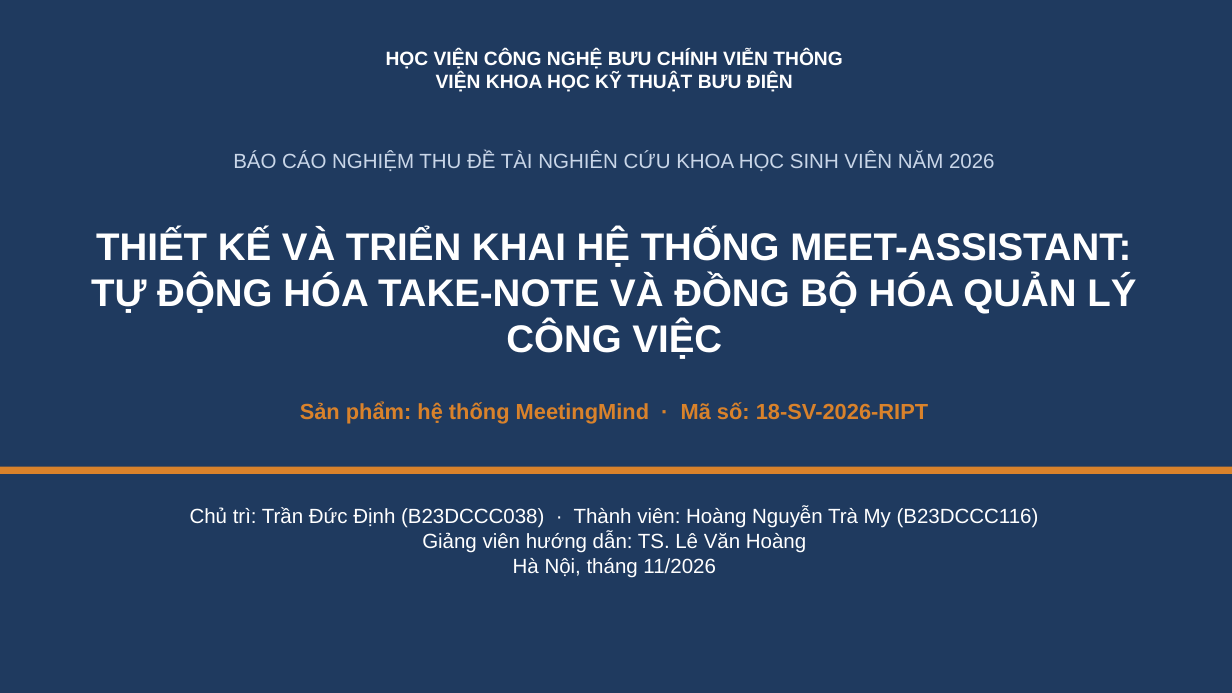
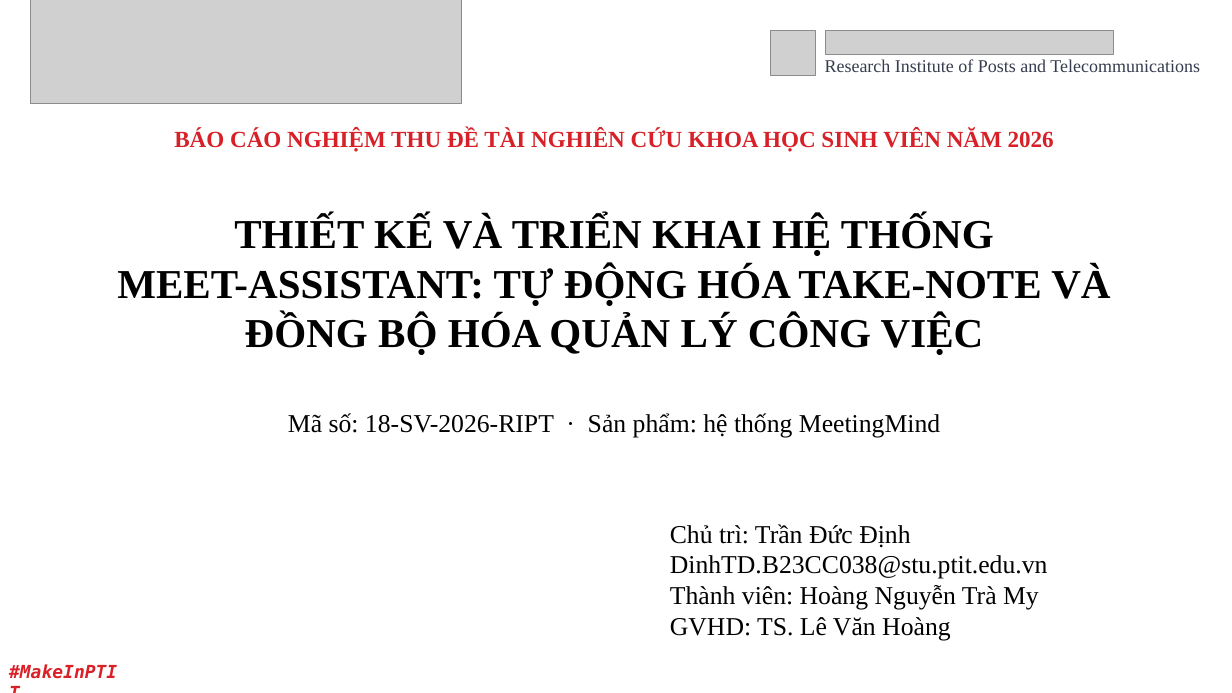
Before and after one commit to Dinhh-Chan/meetingmind, a slide deck: slide 1 of nghiem-thu/SlideNghiemThu_18-SV-2026-RIPT.pptx. Drawn at 1232x693 pixels with LibreOffice and Linux fonts; fonts in the diff are those of the drawing; grey boxes stand for pictures; background and template pictures are left out. Boxes give left, top, right and bottom in pixels: in the first picture for what was removed or moved away, otherwise in the second. Text is boxed around its words. In the diff, an @@ line names an element or a change of style, - is before the commit and + after.

```diff
--- a/nghiem-thu/SlideNghiemThu_18-SV-2026-RIPT.pptx
+++ b/nghiem-thu/SlideNghiemThu_18-SV-2026-RIPT.pptx
@@ rectangle removed at bbox=[0, 0, 1232, 693] @@
@@ picture added at bbox=[30, 0, 461, 104] @@
@@ text removed at bbox=[386, 50, 842, 92] @@
-HỌC VIỆN CÔNG NGHỆ BƯU CHÍNH VIỄN THÔNG
-VIỆN KHOA HỌC KỸ THUẬT BƯU ĐIỆN
@@ picture added at bbox=[771, 30, 816, 75] @@
@@ picture added at bbox=[825, 30, 1114, 55] @@
@@ text added at bbox=[825, 59, 1200, 72], 14 pt, text #373D4E @@
+Research Institute of Posts and Telecommunications
@@ text "BÁO CÁO NGHIỆM THU ĐỀ ...": place and size @@
-text "BÁO CÁO NGHIỆM THU ĐỀ ..." at bbox=[233, 152, 995, 171]
+text "BÁO CÁO NGHIỆM THU ĐỀ ..." at bbox=[174, 129, 1054, 152]
@@ text "BÁO CÁO NGHIỆM THU ĐỀ ..." at bbox=[174, 129, 1054, 152]: size 16 to 18 pt, font Arial to Times New Roman, text colour #C9D6E8 to #D72027, bold on @@
@@ text at bbox=[117, 216, 1110, 355]: text changed; size 30 to 32 pt; font Arial to Times New Roman; text colour #FFFFFF to #000000 @@
-THIẾT KẾ VÀ TRIỂN KHAI HỆ THỐNG MEET-ASSISTANT: TỰ ĐỘNG HÓA TAKE-NOTE VÀ ĐỒNG BỘ HÓA QUẢN LÝ CÔNG VIỆC
+THIẾT KẾ VÀ TRIỂN KHAI HỆ THỐNG
+MEET-ASSISTANT: TỰ ĐỘNG HÓA TAKE-NOTE VÀ
+ĐỒNG BỘ HÓA QUẢN LÝ CÔNG VIỆC
@@ text at bbox=[288, 413, 940, 437]: text changed; size 17 to 20 pt; font Arial to Times New Roman; text colour #D9822B to #000000; bold off @@
-Sản phẩm: hệ thống MeetingMind · Mã số: 18-SV-2026-RIPT
+Mã số: 18-SV-2026-RIPT · Sản phẩm: hệ thống MeetingMind
@@ rectangle removed at bbox=[0, 467, 1232, 474] @@
@@ text at bbox=[670, 524, 1048, 641]: text changed; size 16 to 20 pt; font Arial to Times New Roman; text colour #FFFFFF to #000000 @@
-Chủ trì: Trần Đức Định (B23DCCC038) · Thành viên: Hoàng Nguyễn Trà My (B23DCCC116)
-Giảng viên hướng dẫn: TS. Lê Văn Hoàng
-Hà Nội, tháng 11/2026
+Chủ trì: Trần Đức Định
+DinhTD.B23CC038@stu.ptit.edu.vn
+Thành viên: Hoàng Nguyễn Trà My
+GVHD: TS. Lê Văn Hoàng
@@ text added at bbox=[0, 656, 129, 688], 14 pt, text #DA2128, bold, italic @@
+#MakeInPTIT
```
Also in this commit, not shown: 20 other slides changed, 1 slide added, 1 slide removed, 5 other files.
